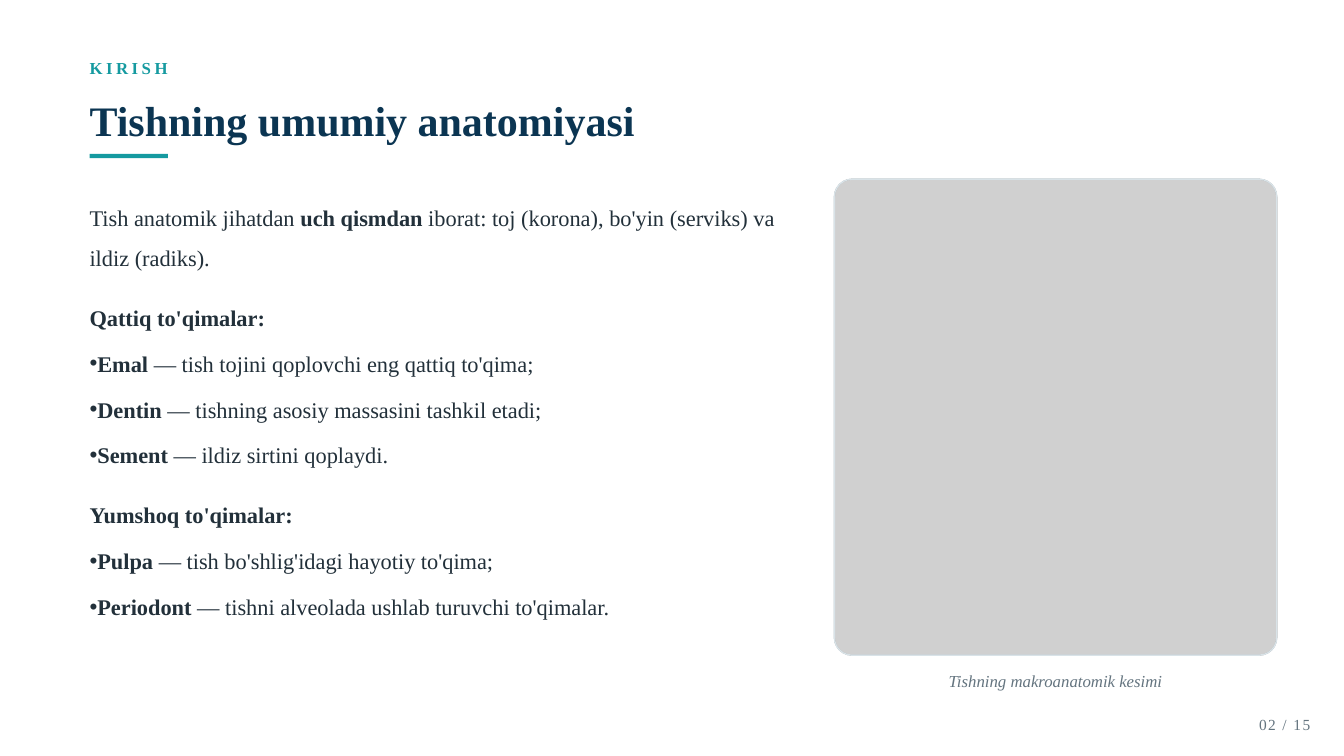
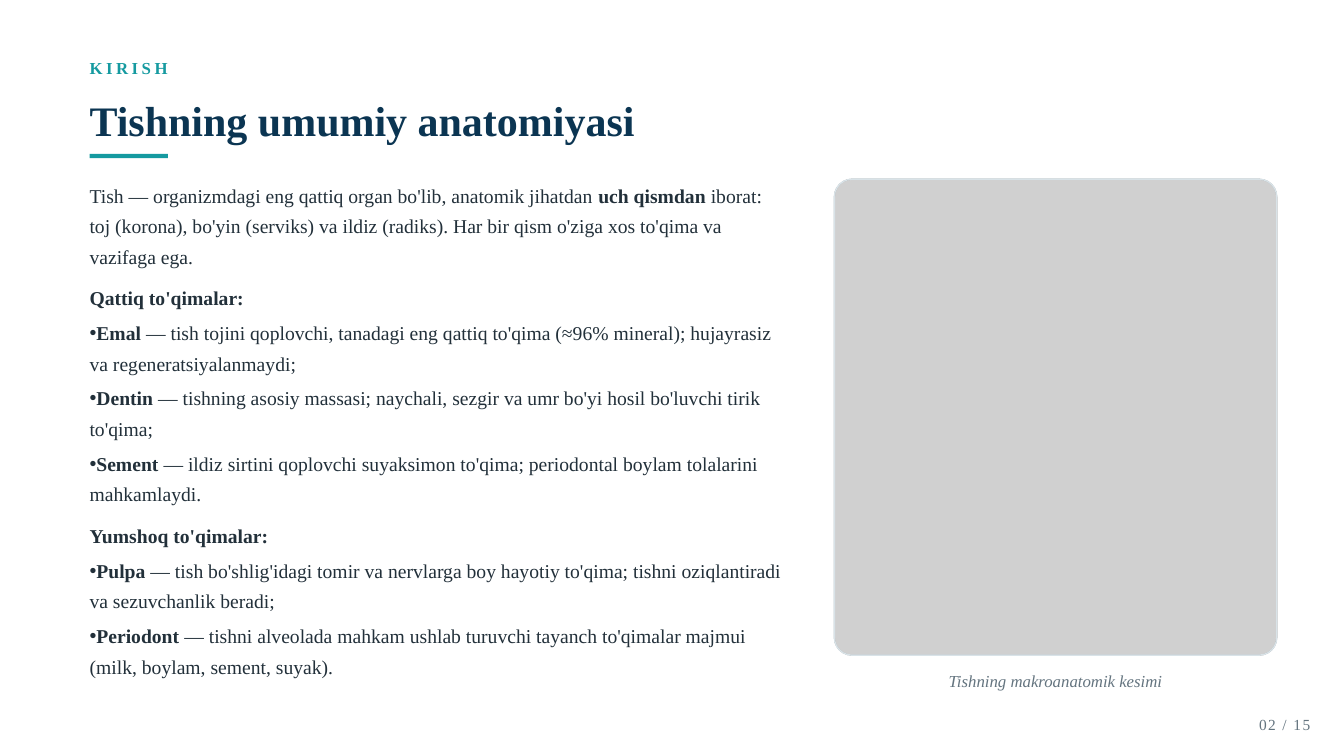
Before and after one commit to dasturland/taqdimot, a slide deck: slide 2 of Tish_tuzilishi.pptx. Drawn at 1344x756 pixels with LibreOffice and Linux fonts; fonts in the diff are those of the drawing; grey boxes stand for pictures. Boxes give left, top, right and bottom in pixels: in the first picture for what was removed or moved away, otherwise in the second. Text is boxed around its words. In the diff, an @@ line names an element or a change of style, - is before the commit and + after.

Commit message:
Taqdimot mazmunini boyitish: pulpa va periodont slaydlariga chuqur ma'lumot qo'shildi

```diff
--- a/Tish_tuzilishi.pptx
+++ b/Tish_tuzilishi.pptx
@@ text "Tish — organizmdagi eng qattiq ..." moved from (x1=90, y1=210, x2=774, y2=620) to (x1=90, y1=189, x2=781, y2=679) @@
@@ text at (x1=90, y1=189, x2=762, y2=269): text changed; size 16 to 14 pt @@
-Tish anatomik jihatdan uch qismdan iborat: toj (korona), bo'yin (serviks) va ildiz (radiks).
+Tish — organizmdagi eng qattiq organ bo'lib, anatomik jihatdan uch qismdan iborat: toj (korona), bo'yin (serviks) va ildiz (radiks). Har bir qism o'ziga xos to'qima va vazifaga ega.
@@ text at (x1=90, y1=291, x2=268, y2=548): size 16 to 14 pt in "Qattiq to'qimalar:", "Yumshoq to'qimalar:"; line spacing 1.5 to 1.3; less space between paragraphs @@
@@ text at (x1=90, y1=326, x2=771, y2=505): text changed; size 16 to 14 pt @@
-• Emal — tish tojini qoplovchi eng qattiq to'qima;
-• Dentin — tishning asosiy massasini tashkil etadi;
-• Sement — ildiz sirtini qoplaydi.
+• Emal — tish tojini qoplovchi, tanadagi eng qattiq to'qima (≈96% mineral); hujayrasiz va regeneratsiyalanmaydi;
+• Dentin — tishning asosiy massasi; naychali, sezgir va umr bo'yi hosil bo'luvchi tirik to'qima;
+• Sement — ildiz sirtini qoplovchi suyaksimon to'qima; periodontal boylam tolalarini mahkamlaydi.
@@ text at (x1=90, y1=564, x2=781, y2=679): text changed; size 16 to 14 pt @@
-• Pulpa — tish bo'shlig'idagi hayotiy to'qima;
-• Periodont — tishni alveolada ushlab turuvchi to'qimalar.
+• Pulpa — tish bo'shlig'idagi tomir va nervlarga boy hayotiy to'qima; tishni oziqlantiradi va sezuvchanlik beradi;
+• Periodont — tishni alveolada mahkam ushlab turuvchi tayanch to'qimalar majmui (milk, boylam, sement, suyak).
```
Also in this commit, not shown: 13 other slides changed.
